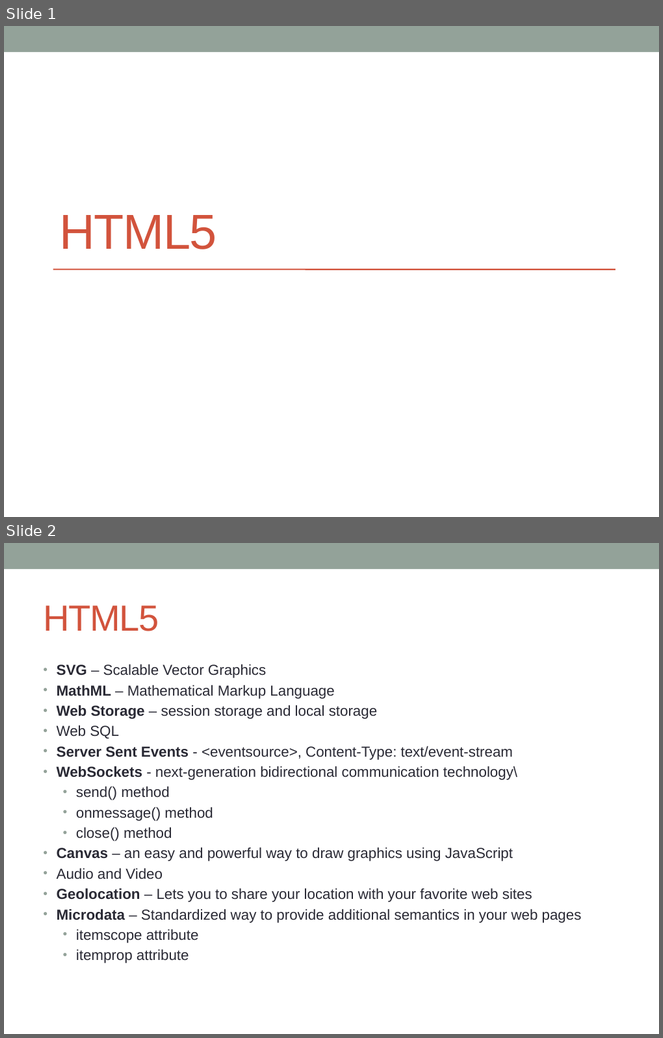
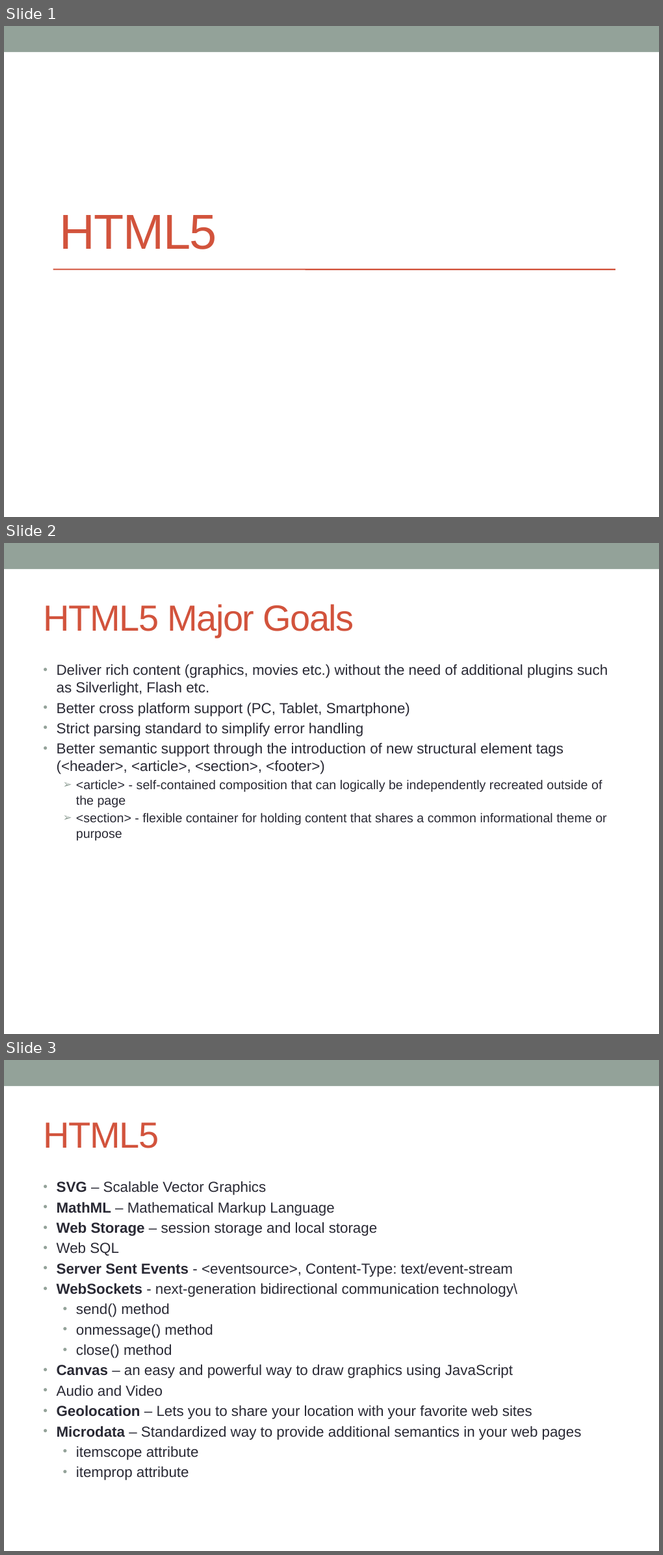
Before and after one commit to notionquest/ProjectDocumentation, a slide deck: HTML5.pptx. Shown one above the other, each under a label of ours: slides 1 and 2 before the commit, slides 1, 2 and 3 after it. The pictures are 663x1038 and 663x1555 pixels, drawn with LibreOffice and Linux fonts; fonts in the diff are those of the drawing. Boxes give left, top, right and bottom in pixels: in the first picture for what was removed or moved away, otherwise in the second. Text is boxed around its words. In the diff, an @@ line names an element or a change of style, - is before the commit and + after.

Commit message:
HTML5 goals and storage diff

```diff
--- a/HTML5.pptx
+++ b/HTML5.pptx
@@ slide 2 added at (4,543,659,1034), background #FFFFFF; not listed: 1 template element that a slide beside it also shows @@
@@ title added at (43,604,354,637), 40 pt, text #D2533C @@
+HTML5 Major Goals
@@ text added at (57,664,608,841), 16 pt, text #292934 @@
+• Deliver rich content (graphics, movies etc.) without the need of additional plugins such as Silverlight, Flash etc.
+• Better cross platform support (PC, Tablet, Smartphone)
+• Strict parsing standard to simplify error handling
+• Better semantic support through the introduction of new structural element tags (<header>, <article>, <section>, <footer>)
+  ➢ <article> - self-contained composition that can logically be independently recreated outside of the page
+  ➢ <section> - flexible container for holding content that shares a common informational theme or purpose
@@ what was slide 2 is now slide 3 @@
```
Also in this commit, not shown: 1 other slide added.
